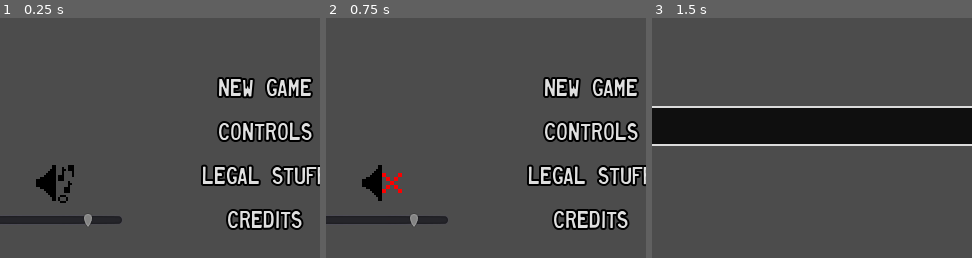
Above: before the commit, frames 1-3 (left to right).
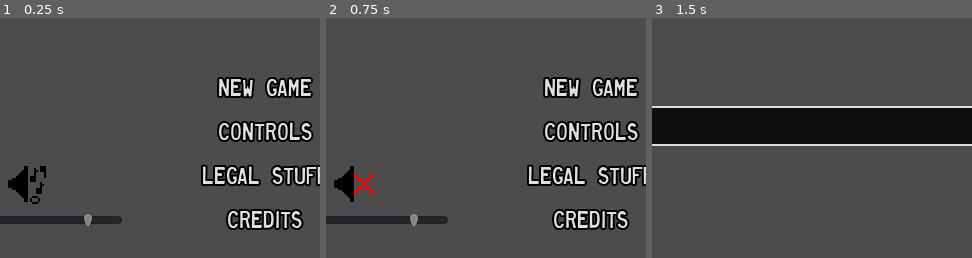
Above: after the commit, the same moments.

Repository: swashdev/minigame-madness
Game: Godot game, scene res://master/scenes/master.tscn
Same seed, same stepped clock (60 frames per second), same inputs: the game is played once before the commit and once after it.
Inputs (mouse positions are % of the whole screen's width and height, from its top left; square brackets give the same spot before the commit, where the layout moved):
- Up to frame 1 (0.25 s): no input
- Up to frame 2 (0.75 s): click (13, 80) [17, 79] at 0.5 s
- Up to frame 3 (1.5 s): click "New Game" at 1.25 s
The pictures show only the part of the screen within x 9-59%, y 45-95%; the shares and areas given below are measured in that part.

The runs differ from the first frame. In frame 1, 1.5% of the frame differs, in the area x 2-24%, y 61-78%; in frame 2, 1.3%; in frame 3, nothing differs.

Commit message:
[MASTER] add a label for volume percentage.
The volume percentage is now displayed to the player when they change
the volume of the music on the main menu.

Diff:
--- a/master/scenes/menus/main_menu.tscn
+++ b/master/scenes/menus/main_menu.tscn
@@ -146,11 +146,18 @@
 min_value = -80.0
 max_value = 24.0
 
+[node name="VolumePercentage" type="Label" parent="."]
+margin_left = 114.166
+margin_top = 377.486
+margin_right = 157.166
+margin_bottom = 393.486
+text = "100%"
+
 [node name="MusicButton" type="TextureButton" parent="."]
-anchor_left = 0.142124
-anchor_top = 0.751492
-anchor_right = 0.205124
-anchor_bottom = 0.834492
+anchor_left = 0.0989959
+anchor_top = 0.754526
+anchor_right = 0.161996
+anchor_bottom = 0.837526
 toggle_mode = true
 texture_normal = ExtResource( 13 )
 texture_pressed = ExtResource( 12 )
--- a/master/scripts/menus/main_menu.gd
+++ b/master/scripts/menus/main_menu.gd
@@ -110,7 +110,10 @@
 # The "Mute Music" button has been pressed.  Signal Master.
 func _on_MusicButton_toggled( button_pressed ):
 	emit_signal( "music_muted", button_pressed )
+	$VolumePercentage.visible = not button_pressed
 
 
 func _on_VolumeSlider_value_changed( value: float ):
 	emit_signal( "music_volume_changed", value )
+	var new_vol_percent: float = ((value + 80) / 80) * 100
+	$VolumePercentage.set_text( "%03.0f%%" % new_vol_percent )
